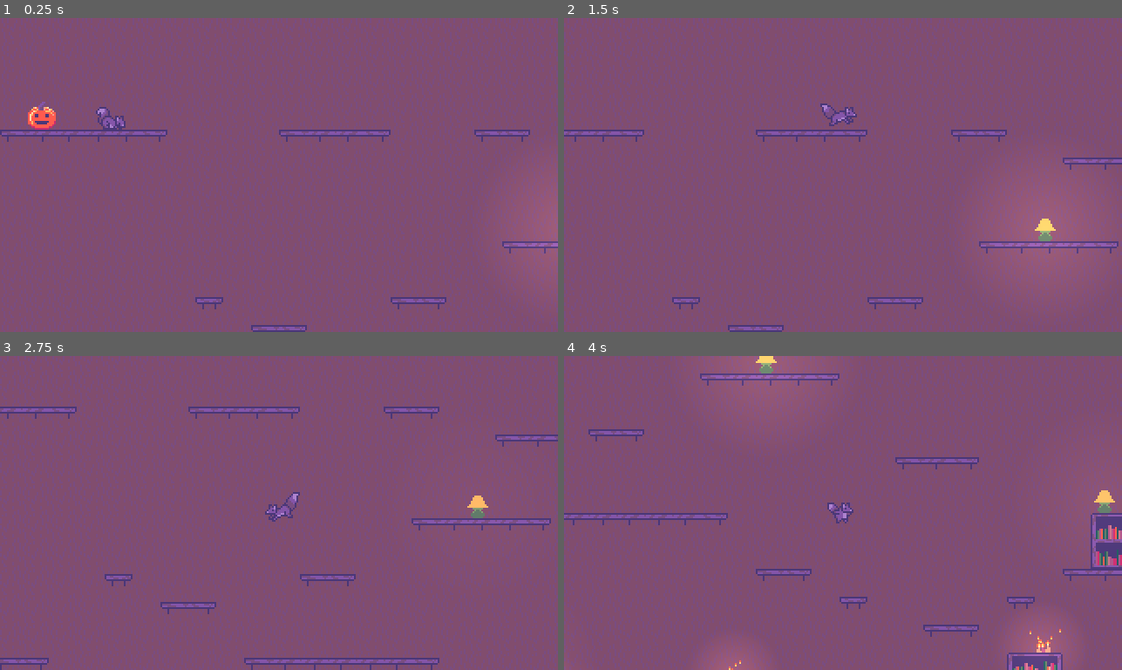
Above: before the commit, frames 1-4 (two rows, left to right).
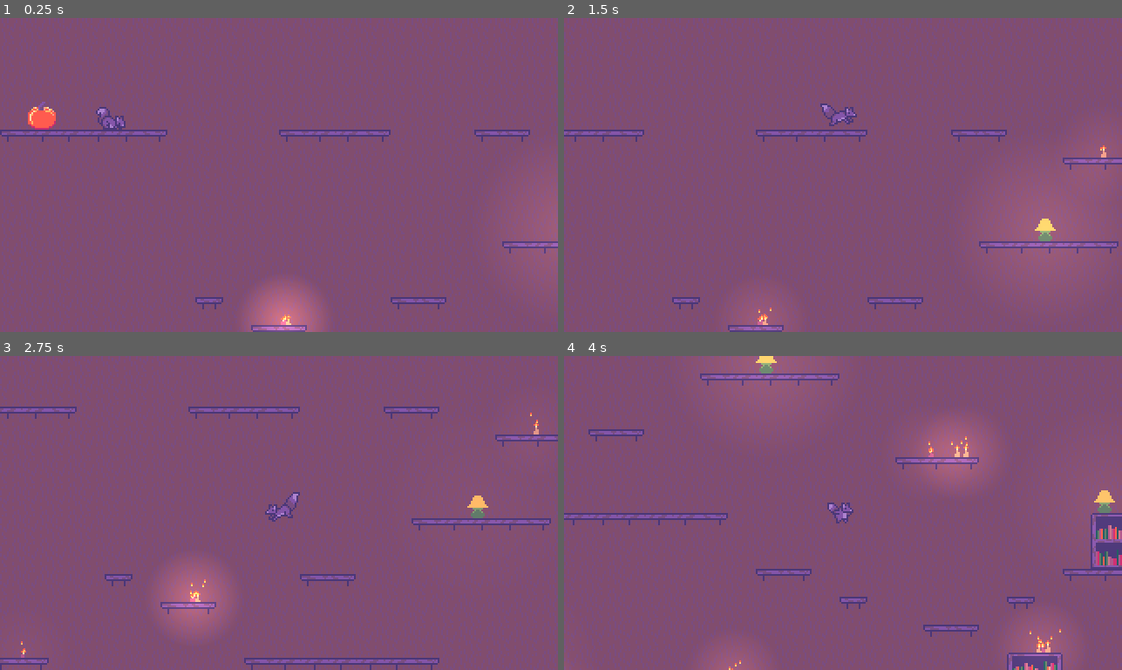
Above: after the commit, the same moments.

Repository: UniGDC/Cozy-Autumn-Game-Jam
Game: Godot game, scene res://Scenes/Main.tscn
Two runs of this game, one before a commit and one after it. Both use one fixed random seed, a clock stepped at 60 frames per second and the inputs below.
Inputs:
- Up to frame 1 (0.25 s): no input
- Up to frame 2 (1.5 s): hold D (right) from 0.53 s (still down); tap Ctrl (interact) at 0.6, 1.35 s; tap Space (jump) at 0.77 s
- Up to frame 3 (2.75 s): tap Space (jump) at 1.52 s; release D (right) at 2.03 s; hold A (left) from 2.03 s (still down); tap Ctrl (interact) at 2.1 s
- Up to frame 4 (4 s): release A (left) at 2.78 s; hold D (right) from 2.78 s (still down); tap Ctrl (interact) at 2.85, 3.6 s; tap Space (jump) at 3.02, 3.77 s

The runs differ from the first frame. In frame 1, 1.6% of the frame differs, in the area x 6-58%, y 30-100%; in frame 2, 0.2%; in frame 3, 1.8%, in the area x 3-97%, y 18-97%; in frame 4, 1.5%.

Commit message:
Animated pumpkin

Diff:
--- a/Scenes/DialogueBox.tscn
+++ b/Scenes/DialogueBox.tscn
@@ -22,8 +22,7 @@
 }
 
 [node name="CanvasLayer" type="CanvasLayer"]
-layer = 20
-visible = false
+layer = 100
 script = ExtResource( 2 )
 dialogPath = "res://dialogue.json"
 
--- a/Scenes/Main.tscn
+++ b/Scenes/Main.tscn
@@ -299,3 +299,27 @@
 
 [node name="Candle8" parent="." instance=ExtResource( 8 )]
 position = Vector2( 482, 286 )
+
+[node name="Candle11" parent="." instance=ExtResource( 8 )]
+position = Vector2( 162, 174 )
+
+[node name="Candle10" parent="." instance=ExtResource( 8 )]
+position = Vector2( 163, 174 )
+
+[node name="Candle9" parent="." instance=ExtResource( 8 )]
+position = Vector2( 165, 174 )
+
+[node name="Candle12" parent="." instance=ExtResource( 8 )]
+position = Vector2( 65, 206 )
+
+[node name="Candle13" parent="." instance=ExtResource( 8 )]
+position = Vector2( 420, 174 )
+
+[node name="Candle14" parent="." instance=ExtResource( 8 )]
+position = Vector2( 359, 78 )
+
+[node name="Candle15" parent="." instance=ExtResource( 8 )]
+position = Vector2( 435, 174 )
+
+[node name="Candle16" parent="." instance=ExtResource( 8 )]
+position = Vector2( 440, 174 )
--- a/Scenes/Pumpkin.tscn
+++ b/Scenes/Pumpkin.tscn
@@ -11,6 +11,39 @@
 [sub_resource type="RectangleShape2D" id=3]
 extents = Vector2( 6.49997, 8.00002 )
 
+[sub_resource type="Animation" id=5]
+resource_name = "RESET"
+length = 0.001
+tracks/0/type = "value"
+tracks/0/path = NodePath("Sprite:frame")
+tracks/0/interp = 1
+tracks/0/loop_wrap = true
+tracks/0/imported = false
+tracks/0/enabled = true
+tracks/0/keys = {
+"times": PoolRealArray( 0 ),
+"transitions": PoolRealArray( 1 ),
+"update": 1,
+"values": [ 4 ]
+}
+
+[sub_resource type="Animation" id=4]
+resource_name = "Talk"
+length = 0.4
+loop = true
+tracks/0/type = "value"
+tracks/0/path = NodePath("Sprite:frame")
+tracks/0/interp = 1
+tracks/0/loop_wrap = true
+tracks/0/imported = false
+tracks/0/enabled = true
+tracks/0/keys = {
+"times": PoolRealArray( 0, 0.2 ),
+"transitions": PoolRealArray( 1, 1 ),
+"update": 1,
+"values": [ 0, 1 ]
+}
+
 [node name="Pumpkin" type="StaticBody2D"]
 collision_layer = 3
 script = ExtResource( 1 )
@@ -20,6 +53,7 @@
 z_index = 15
 texture = SubResource( 2 )
 hframes = 5
+frame = 4
 
 [node name="CollisionShape2D" type="CollisionShape2D" parent="."]
 position = Vector2( 0, 1.5 )
@@ -28,4 +62,7 @@
 
 [node name="CanvasLayer" parent="." instance=ExtResource( 3 )]
 
-[editable path="CanvasLayer"]
+[node name="AnimPlayer" type="AnimationPlayer" parent="."]
+unique_name_in_owner = true
+anims/RESET = SubResource( 5 )
+anims/Talk = SubResource( 4 )
--- a/Scripts/DialogueBox.gd
+++ b/Scripts/DialogueBox.gd
@@ -19,7 +19,7 @@
 		player.dialog = true
 
 	$DialogBox/Timer.wait_time = textSpeed
-
+	get_node("%AnimPlayer").play("Talk")
 	$DialogBox.visible = true
 
 	dialog = getDialog()
@@ -52,6 +52,7 @@
 	if phraseNum >= len(dialog):
 		player.zoom_in()
 		player.dialog = false
+		get_node("%AnimPlayer").play("RESET")
 		queue_free()
 		return
 
Not shown: 1 places in Scenes/Pumpkin.tscn that only renumber resources
